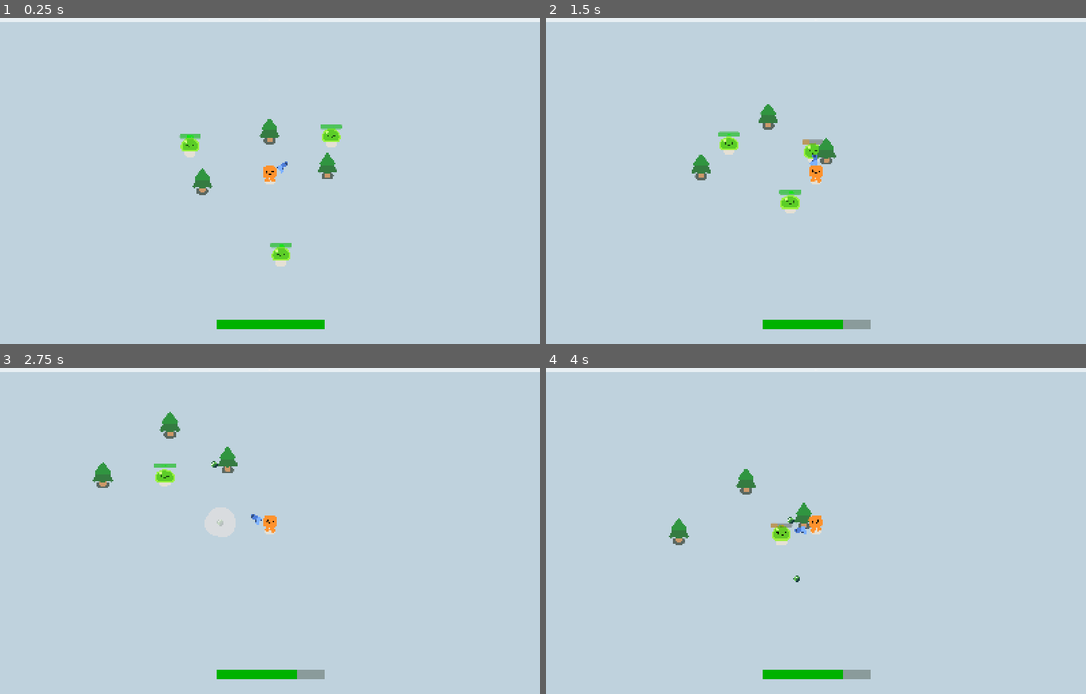
Above: before the commit, frames 1-4 (two rows, left to right).
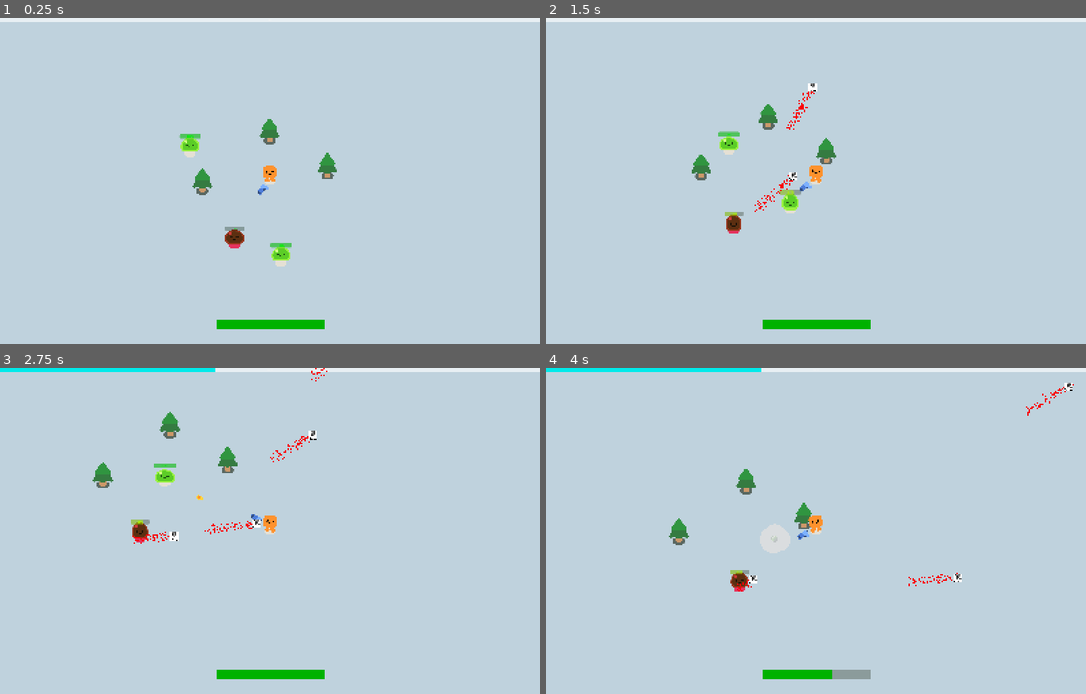
Above: after the commit, the same moments.

Repository: BromarBalkis/LampHireSurvivors
Game: Godot game, scene res://game.tscn
Same seed, same stepped clock (60 frames per second), same inputs: the game is played once before the commit and once after it.
Inputs:
- Up to frame 1 (0.25 s): no input
- Up to frame 2 (1.5 s): hold D (move_right) 0.53-1.28 s; hold S (move_down) from 1.28 s (still down)
- Up to frame 3 (2.75 s): release S (move_down) at 2.03 s; hold D (move_right) from 2.03 s (still down)
- Up to frame 4 (4 s): release D (move_right) at 2.78 s; hold W (move_up) 2.78-3.53 s; hold A (move_left) from 3.53 s (still down)

The runs differ from the first frame. In frame 1, 0.5% of the frame differs, in the area x 41-64%, y 32-71%; in frame 2, 0.9%; in frame 3, 1.6%, in the area x 0-61%, y 0-96%; in frame 4, 1.5%.

Commit message:
added slime enemy that shoots fireballs at player

Diff:
--- a/game.tscn
+++ b/game.tscn
@@ -1,9 +1,10 @@
-[gd_scene load_steps=5 format=3 uid="uid://b3u84076due2"]
+[gd_scene load_steps=6 format=3 uid="uid://b3u84076due2"]
 
 [ext_resource type="PackedScene" uid="uid://c1sx7bic4uhdj" path="res://player.tscn" id="1_80nbo"]
 [ext_resource type="PackedScene" uid="uid://c4r0jdhpl1vnl" path="res://PineTree.tscn" id="2_e2o6t"]
 [ext_resource type="PackedScene" uid="uid://d1dvx2tras4t4" path="res://slime.tscn" id="3_feb5d"]
 [ext_resource type="PackedScene" uid="uid://bf7ms01x67yy1" path="res://mob_spawn_path.tscn" id="4_fc0e3"]
+[ext_resource type="PackedScene" uid="uid://cu4bchwylt20i" path="res://scenes/enemies/ranged_slime.tscn" id="5_7jktm"]
 
 [node name="Game" type="Node2D"]
 y_sort_enabled = true
@@ -38,7 +39,7 @@
 [node name="SlimeMob" parent="." instance=ExtResource("3_feb5d")]
 position = Vector2(300, 362)
 
-[node name="SlimeMob3" parent="." instance=ExtResource("3_feb5d")]
-position = Vector2(1234, 295)
+[node name="MobContainer" type="Node" parent="." groups=["mob_container"]]
 
-[node name="MobContainer" type="Node" parent="." groups=["mob_container"]]
+[node name="RangedSlime" parent="." instance=ExtResource("5_7jktm")]
+position = Vector2(613, 961)
--- a/player.tscn
+++ b/player.tscn
@@ -18,7 +18,7 @@
 radius = 112.0
 
 [node name="Player" type="CharacterBody2D" groups=["player"]]
-collision_mask = 2
+collision_mask = 10
 script = ExtResource("1_onrkg")
 
 [node name="Gun" parent="." instance=ExtResource("6_1jxqw")]
--- a/project.godot
+++ b/project.godot
@@ -110,21 +110,25 @@
 move_left={
 "deadzone": 0.5,
 "events": [Object(InputEventKey,"resource_local_to_scene":false,"resource_name":"","device":-1,"window_id":0,"alt_press …(191 unchanged characters)…
+, Object(InputEventKey,"resource_local_to_scene":false,"resource_name":"","device":-1,"window_id":0,"alt_pressed":false,"shift_pressed":false,"ctrl_pressed":false,"meta_pressed":false,"pressed":false,"keycode":0,"physical_keycode":4194319,"key_label":0,"unicode":0,"location":0,"echo":false,"script":null)
 ]
 }
 move_right={
 "deadzone": 0.5,
 "events": [Object(InputEventKey,"resource_local_to_scene":false,"resource_name":"","device":-1,"window_id":0,"alt_press …(192 unchanged characters)…
+, Object(InputEventKey,"resource_local_to_scene":false,"resource_name":"","device":-1,"window_id":0,"alt_pressed":false,"shift_pressed":false,"ctrl_pressed":false,"meta_pressed":false,"pressed":false,"keycode":0,"physical_keycode":4194321,"key_label":0,"unicode":0,"location":0,"echo":false,"script":null)
 ]
 }
 move_up={
 "deadzone": 0.5,
 "events": [Object(InputEventKey,"resource_local_to_scene":false,"resource_name":"","device":-1,"window_id":0,"alt_press …(192 unchanged characters)…
+, Object(InputEventKey,"resource_local_to_scene":false,"resource_name":"","device":-1,"window_id":0,"alt_pressed":false,"shift_pressed":false,"ctrl_pressed":false,"meta_pressed":false,"pressed":false,"keycode":0,"physical_keycode":4194320,"key_label":0,"unicode":0,"location":0,"echo":false,"script":null)
 ]
 }
 move_down={
 "deadzone": 0.5,
 "events": [Object(InputEventKey,"resource_local_to_scene":false,"resource_name":"","device":-1,"window_id":0,"alt_press …(192 unchanged characters)…
+, Object(InputEventKey,"resource_local_to_scene":false,"resource_name":"","device":-1,"window_id":0,"alt_pressed":false,"shift_pressed":false,"ctrl_pressed":false,"meta_pressed":false,"pressed":false,"keycode":0,"physical_keycode":4194322,"key_label":0,"unicode":0,"location":0,"echo":false,"script":null)
 ]
 }
 
--- /dev/null
+++ b/scenes/enemies/ranged_slime.tscn
@@ -0,0 +1,33 @@
+[gd_scene load_steps=5 format=3 uid="uid://cu4bchwylt20i"]
+
+[ext_resource type="Script" uid="uid://c03evv0iln3js" path="res://scripts/ranged_slime.gd" id="1_2tvo7"]
+[ext_resource type="PackedScene" uid="uid://ogik4s70pgwl" path="res://characters/slime/slime.tscn" id="2_lpp0q"]
+[ext_resource type="Script" uid="uid://u86qnx6r67sw" path="res://scripts/progress_bar.gd" id="3_m0eci"]
+
+[sub_resource type="CircleShape2D" id="CircleShape2D_2tvo7"]
+radius = 47.010635
+
+[node name="RangedSlime" type="CharacterBody2D"]
+collision_layer = 4
+collision_mask = 3
+script = ExtResource("1_2tvo7")
+
+[node name="Slime" parent="." instance=ExtResource("2_lpp0q")]
+modulate = Color(0.9999947, 0.22754052, 0.44479457, 1)
+
+[node name="CollisionShape2D" type="CollisionShape2D" parent="."]
+position = Vector2(0, -25)
+shape = SubResource("CircleShape2D_2tvo7")
+
+[node name="ProgressBar" type="ProgressBar" parent="."]
+offset_left = -54.0
+offset_top = -115.0
+offset_right = 58.0
+offset_bottom = -88.0
+script = ExtResource("3_m0eci")
+
+[node name="ShootTimer" type="Timer" parent="."]
+wait_time = 0.5
+autostart = true
+
+[connection signal="timeout" from="ShootTimer" to="." method="_on_shoot_timer_timeout"]
--- /dev/null
+++ b/scenes/enemies/slime_fireball.tscn
@@ -0,0 +1,40 @@
+[gd_scene load_steps=4 format=3 uid="uid://c87o766i7ewy0"]
+
+[ext_resource type="Texture2D" uid="uid://bt6jg34euu6kj" path="res://addons/morgan trueman.png" id="1_bw3ce"]
+[ext_resource type="Script" uid="uid://derl8amkpsa2a" path="res://scripts/enemy_projectiles/slime_fireball.gd" id="1_wel7b"]
+
+[sub_resource type="CircleShape2D" id="CircleShape2D_wel7b"]
+radius = 21.023796
+
+[node name="SlimeFireball" type="Node2D"]
+scale = Vector2(1.5, 1.5)
+script = ExtResource("1_wel7b")
+
+[node name="FireballParticles" type="CPUParticles2D" parent="."]
+scale = Vector2(2, 2)
+amount = 200
+lifetime = 0.3
+emission_shape = 1
+emission_sphere_radius = 10.24
+spread = 180.0
+gravity = Vector2(0, 0)
+initial_velocity_max = 25.0
+scale_amount_min = 5.0
+scale_amount_max = 5.0
+color = Color(0.98281664, 0, 0.012107194, 1)
+
+[node name="VisibleOnScreenNotifier2D" type="VisibleOnScreenNotifier2D" parent="."]
+
+[node name="Sprite2D" type="Sprite2D" parent="."]
+scale = Vector2(0.059336882, 0.059336826)
+texture = ExtResource("1_bw3ce")
+
+[node name="Area2D" type="Area2D" parent="."]
+collision_layer = 8
+
+[node name="CollisionShape2D" type="CollisionShape2D" parent="Area2D"]
+shape = SubResource("CircleShape2D_wel7b")
+
+[connection signal="finished" from="FireballParticles" to="." method="_on_fireball_particles_finished"]
+[connection signal="screen_exited" from="VisibleOnScreenNotifier2D" to="." method="_on_visible_on_screen_notifier_2d_screen_exited"]
+[connection signal="body_entered" from="Area2D" to="." method="_on_body_entered"]
--- a/scenes/entities/death_explosion.tscn
+++ b/scenes/entities/death_explosion.tscn
@@ -1,8 +1,7 @@
-[gd_scene load_steps=27 format=3 uid="uid://drpbydtmweqoy"]
+[gd_scene load_steps=26 format=3 uid="uid://drpbydtmweqoy"]
 
 [ext_resource type="Texture2D" uid="uid://cfsnwsr5coagr" path="res://ezgif.com-gif-to-sprite-converter.png" id="1_gb4jk"]
 [ext_resource type="Script" uid="uid://b2lsh6d1xne80" path="res://scripts/game_over_screen.gd" id="2_pv5ck"]
-[ext_resource type="PackedScene" uid="uid://b3u84076due2" path="res://game.tscn" id="3_qlhlw"]
 
 [sub_resource type="AtlasTexture" id="AtlasTexture_pv5ck"]
 atlas = ExtResource("1_gb4jk")
@@ -139,6 +138,21 @@
 
 [sub_resource type="LabelSettings" id="LabelSettings_qlhlw"]
 font_size = 116
+
+[sub_resource type="Animation" id="Animation_gfskg"]
+length = 0.001
+tracks/0/type = "value"
+tracks/0/imported = false
+tracks/0/enabled = true
+tracks/0/path = NodePath("CanvasLayer/ColorRect:modulate")
+tracks/0/interp = 1
+tracks/0/loop_wrap = true
+tracks/0/keys = {
+"times": PackedFloat32Array(0),
+"transitions": PackedFloat32Array(1),
+"update": 0,
+"values": [Color(1, 1, 1, 1)]
+}
 
 [sub_resource type="Animation" id="Animation_qlhlw"]
 resource_name = "fade in"
@@ -155,21 +169,6 @@
 "values": [Color(0.44, 0.44, 0.44, 0), Color(1, 1, 1, 1)]
 }
 
-[sub_resource type="Animation" id="Animation_gfskg"]
-length = 0.001
-tracks/0/type = "value"
-tracks/0/imported = false
-tracks/0/enabled = true
-tracks/0/path = NodePath("CanvasLayer/ColorRect:modulate")
-tracks/0/interp = 1
-tracks/0/loop_wrap = true
-tracks/0/keys = {
-"times": PackedFloat32Array(0),
-"transitions": PackedFloat32Array(1),
-"update": 0,
-"values": [Color(1, 1, 1, 1)]
-}
-
 [sub_resource type="AnimationLibrary" id="AnimationLibrary_mavtf"]
 _data = {
 &"RESET": SubResource("Animation_gfskg"),
@@ -187,7 +186,6 @@
 
 [node name="CanvasLayer" type="CanvasLayer" parent="."]
 script = ExtResource("2_pv5ck")
-game_instance = ExtResource("3_qlhlw")
 
 [node name="ColorRect" type="ColorRect" parent="CanvasLayer"]
 self_modulate = Color(0.5251013, 0.5251013, 0.5251013, 1)
--- /dev/null
+++ b/scripts/enemy_projectiles/slime_fireball.gd
@@ -0,0 +1,37 @@
+extends Node2D
+
+@onready var player = get_tree().get_first_node_in_group("player")
+
+var damage: float = 35
+var target
+var starting_position
+var speed = Vector2(1000,1000)
+
+
+func _ready() -> void:
+	if player != null: #sometimes game would crash if it targeted a queue_freed enemy
+		target = player.global_position
+		target = (target - starting_position).normalized()
+
+func _physics_process(delta: float) -> void:
+	if target != null:
+		position += speed*target*delta
+	if target == null: #not sure if this will fix bullets stuck in place, i think that's caused by the target enemy being right on top of the gun then killed by something else
+		queue_free()
+
+
+func _on_body_entered(body: Node2D) -> void:
+	if body.collision_layer == 2: #layer 2 (tree)
+		$FireballParticles.emitting = false
+		$Sprite2D.visible = false
+
+	if body.collision_layer == 1: #player
+		body.take_damage(damage)
+		$FireballParticles.emitting = false
+		$Sprite2D.visible = false
+
+func _on_visible_on_screen_notifier_2d_screen_exited() -> void:
+	$FireballParticles.emitting = false
+
+func _on_fireball_particles_finished() -> void:
+	queue_free()
--- a/scripts/game_over_screen.gd
+++ b/scripts/game_over_screen.gd
@@ -1,14 +1,4 @@
 extends CanvasLayer
-
-
-@export var game_instance: PackedScene
-# Called every frame. 'delta' is the elapsed time since the previous frame.
-#var tween = get_tree().create_tween()
-
-#func _process(delta: float) -> void:
-	##tween.tween_property($ColorRect, "modulate:a", 255, 10)
-	#$ColorRect.self_modulate.a = move_toward(0.5, 1, delta*40)
-	#print($ColorRect.self_modulate.a)
 
 
 func _on_button_pressed() -> void:
--- /dev/null
+++ b/scripts/ranged_slime.gd
@@ -0,0 +1,63 @@
+extends CharacterBody2D
+
+
+@onready var player = get_tree().get_first_node_in_group("player")
+const SMOKE_SCENE = preload("res://smoke_explosion/smoke_explosion.tscn")
+const EXP_SCENE = preload("res://scenes/entities/xp_orb.tscn")
+const FIREBALL = preload("res://scenes/enemies/slime_fireball.tscn")
+
+@export var hp: float = 100
+@export var experience: float = 20
+
+var max_hp
+var SPEED: = Vector2(200.0,200.0)
+var direction: Vector2
+var damage_to_player: float = 25
+var distance_to_player: float
+
+func _ready() -> void:
+	max_hp = hp
+	$Slime.play_walk()
+
+func _physics_process(_delta: float) -> void:
+	if player != null:
+		distance_to_player = (global_position - player.global_position).length()
+		if distance_to_player >= 750:
+			direction = global_position.direction_to(player.global_position)
+			velocity = direction * SPEED
+			if !$ShootTimer.is_paused(): #stop from repeatedly restarting timer
+				$ShootTimer.set_paused(true)
+		else:
+			velocity = Vector2.ZERO
+			$ShootTimer.set_paused(false)
+
+	move_and_slide()
+
+func take_damage(damage: float) -> void:
+	hp -= damage
+	$Slime.play_hurt()
+	SignalBus.take_damage.emit()
+
+	if hp <= 0: #death
+		var smoke = SMOKE_SCENE.instantiate()
+		var exp_orb = EXP_SCENE.instantiate()
+
+		var roll = randf()
+		if roll < 0.80:
+			exp_orb.exp_value = 20
+		elif roll < 0.95:
+			exp_orb.exp_value = 40
+		else:
+			exp_orb.exp_value = 60
+		get_parent().add_child(smoke) #adds as a sibling of slimemob, so it doesnt get deleted
+		get_parent().call_deferred("add_child", exp_orb)
+		smoke.global_position = global_position
+		exp_orb.global_position = global_position
+		queue_free()
+
+
+func _on_shoot_timer_timeout() -> void:
+	var fireball = FIREBALL.instantiate()
+	fireball.starting_position = global_position
+	get_tree().get_first_node_in_group("mob_container").add_child.call_deferred(fireball) #so it doesnt despawn when the mob dies
+	fireball.global_position = global_position
--- a/scripts/xp_orb.gd
+++ b/scripts/xp_orb.gd
@@ -25,4 +25,5 @@
 		in_pickup_range(delta)
 
 func in_pickup_range(delta) -> void:
-	global_position = global_position.move_toward(player.global_position, delta*1250)
+	if player != null:
+		global_position = global_position.move_toward(player.global_position, delta*1250)
Not shown, added: scripts/enemy_projectiles/slime_fireball.gd.uid
Not shown, added: scripts/ranged_slime.gd.uid
